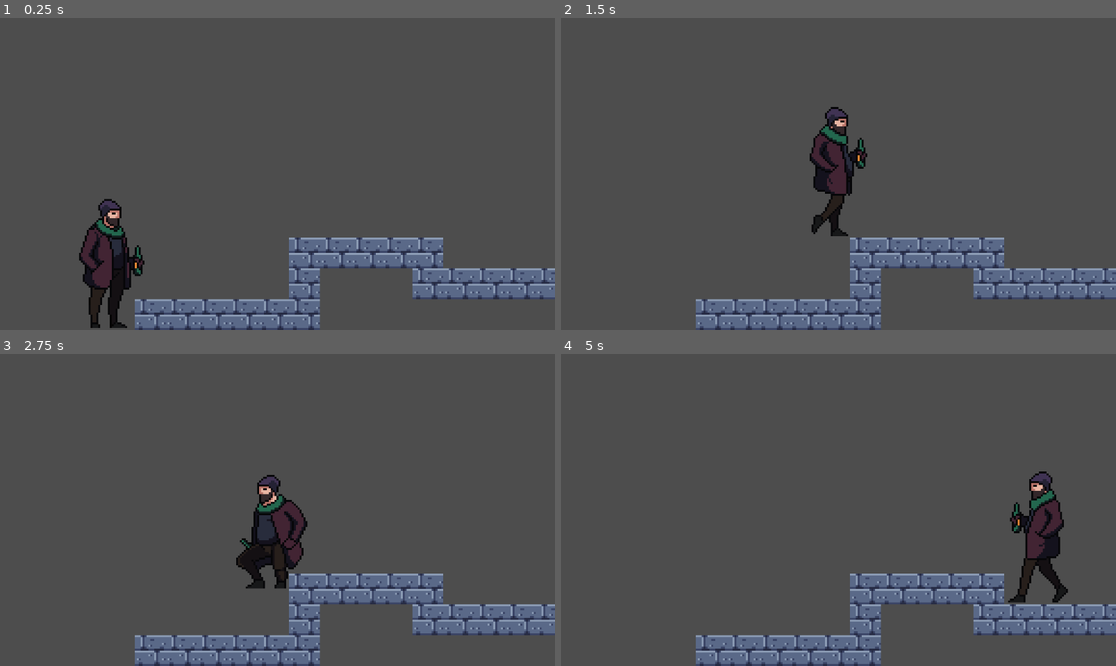
Above: before the commit, frames 1-4 (two rows, left to right).
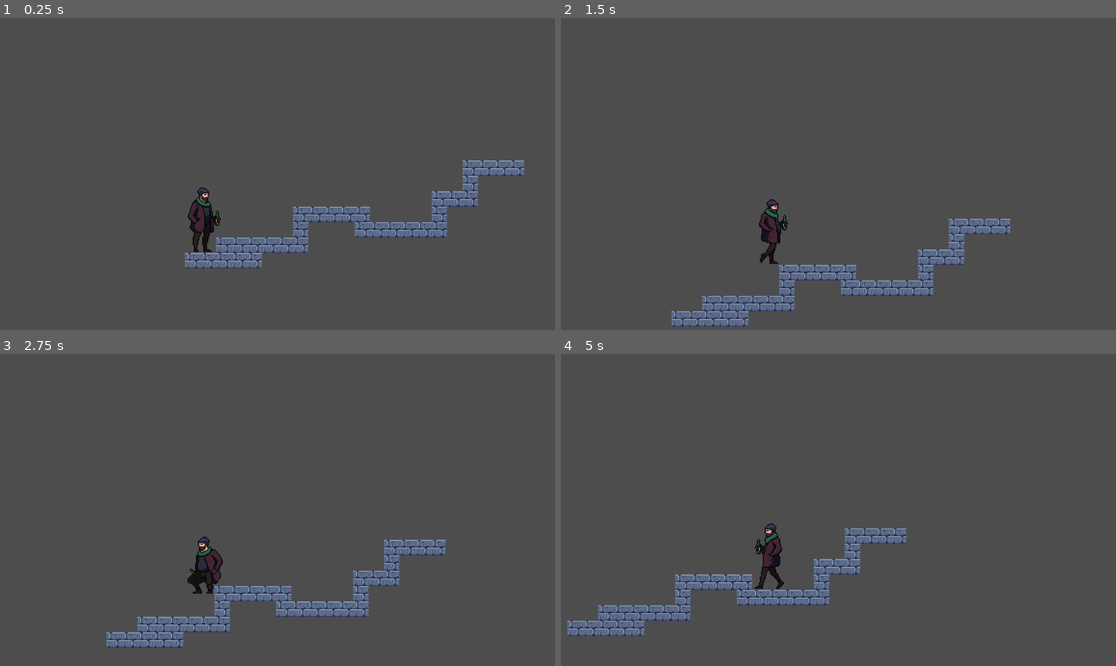
Above: after the commit, the same moments.

Repository: Lejandary21/11PE-Godot-Game
Game: Godot game, scene res://node_2d.tscn
Same seed, same stepped clock (60 frames per second), same inputs: the game is played once before the commit and once after it.
Inputs:
- Up to frame 1 (0.25 s): no input
- Up to frame 2 (1.5 s): hold D (move_right) from 0.53 s (still down); tap W (Jump) at 0.77 s
- Up to frame 3 (2.75 s): tap W (Jump) at 1.52 s; release D (move_right) at 2.03 s; hold A (move_left) from 2.03 s (still down)
- Up to frame 4 (5 s): release A (move_left) at 2.78 s; hold D (move_right) 2.78-4.28 s; tap W (Jump) at 3.02, 3.77, 4.52 s; hold A (move_left) from 4.28 s (still down)

The runs differ from the first frame. In frame 1, 16% of the frame differs, in the area x 14-100%, y 45-100%; in frame 2, 13%; in frame 3, 15%; in frame 4, 16%.

Commit message:
Update node_2d.tscn

Diff:
--- a/node_2d.tscn
+++ b/node_2d.tscn
@@ -1320,10 +1320,11 @@
 [node name="Peter" parent="." instance=ExtResource("1_jtf6k")]
 position = Vector2(-2, 1)
 
-[node name="Camera2D" type="Camera2D" parent="."]
-position = Vector2(74, -81)
-zoom = Vector2(4, 4)
+[node name="Camera2D" type="Camera2D" parent="Peter"]
+position = Vector2(76, -82)
+zoom = Vector2(2, 2)
 position_smoothing_enabled = true
+position_smoothing_speed = 9.0
 
 [node name="StaticBody2D" type="StaticBody2D" parent="."]
 
